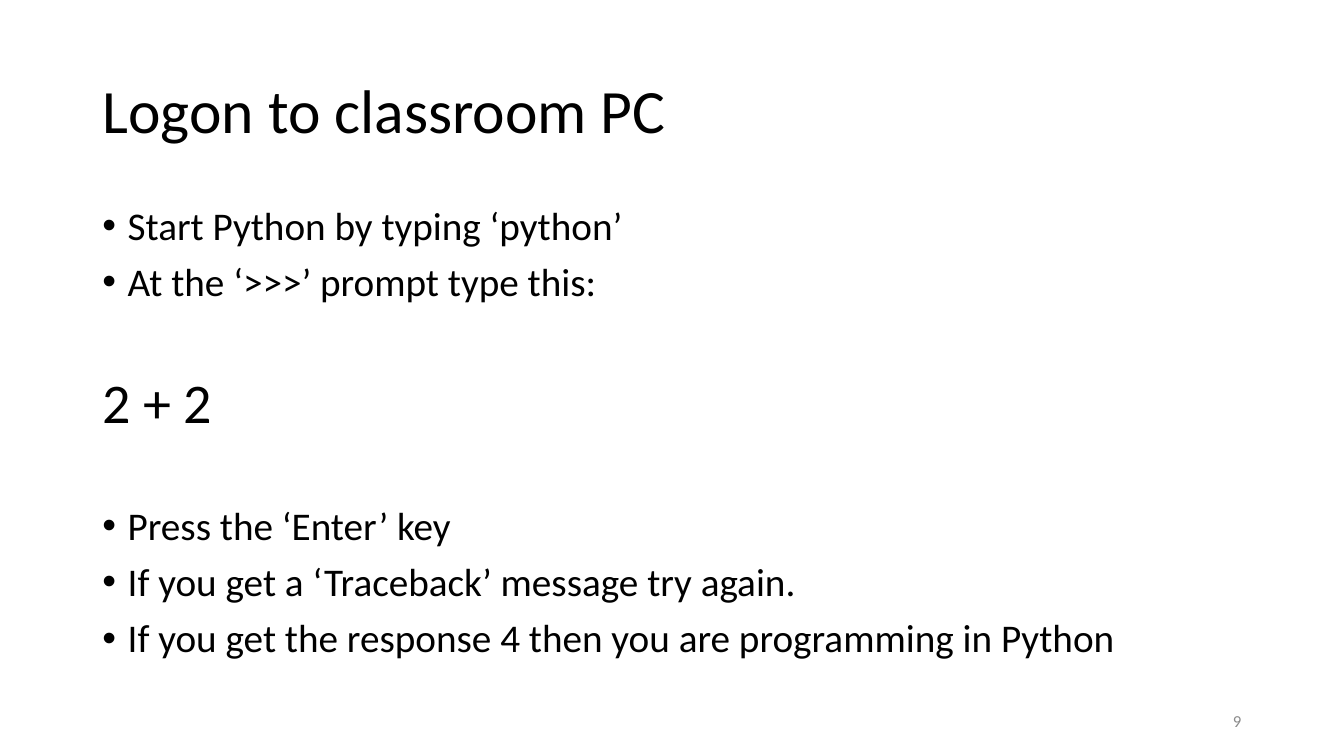
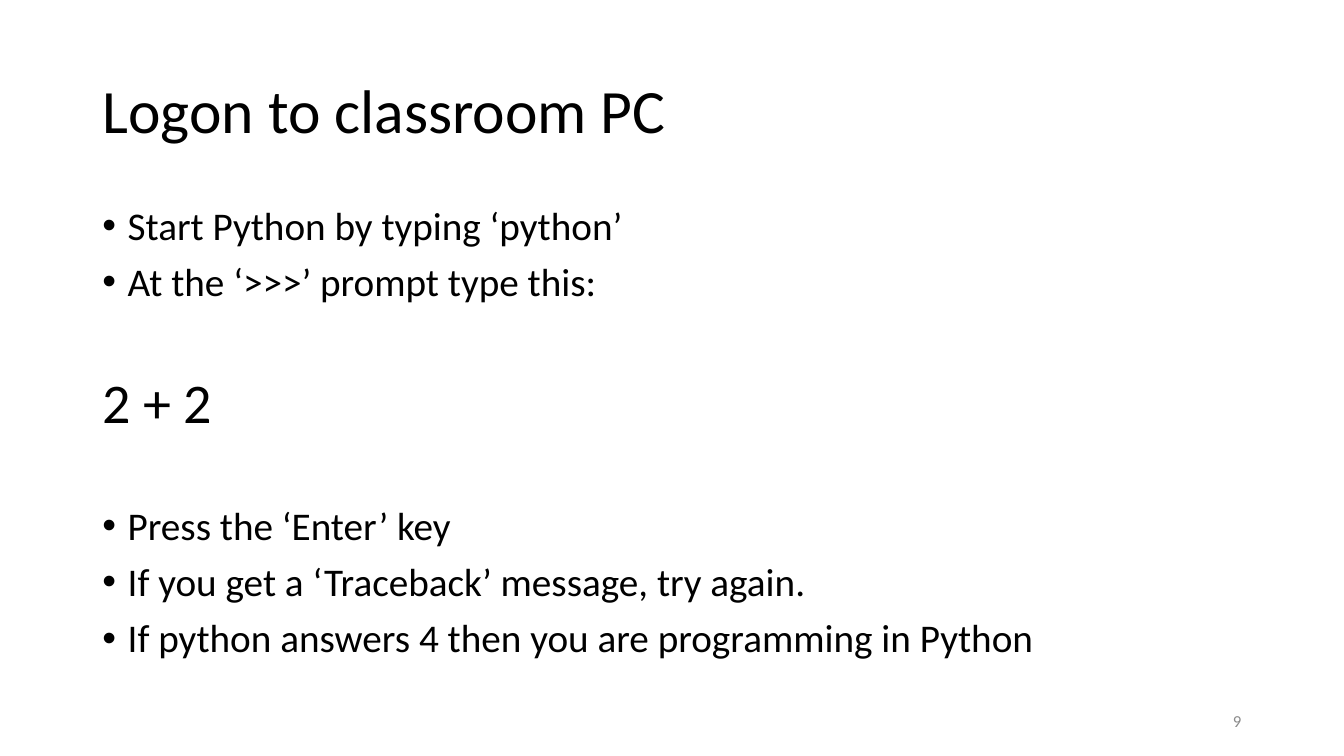
Before and after one commit to greenspangle/LIN7077_Humanities, a slide deck: slide 9 of w1_getting_started/lesson/w1_getting_started.pptx. Drawn at 1344x756 pixels with LibreOffice and Linux fonts; fonts in the diff are those of the drawing. Boxes give left, top, right and bottom in pixels: in the first picture for what was removed or moved away, otherwise in the second. Text is boxed around its words. In the diff, an @@ line names an element or a change of style, - is before the commit and + after.

```diff
--- a/w1_getting_started/lesson/w1_getting_started.pptx
+++ b/w1_getting_started/lesson/w1_getting_started.pptx
@@ text at (128, 568, 1033, 659): text changed @@
-• If you get a ‘Traceback’ message try again.
-• If you get the response 4 then you are programming in Python
+• If you get a ‘Traceback’ message, try again.
+• If python answers 4 then you are programming in Python
```
Also in this commit, not shown: 5 other slides changed, 16 other files.
